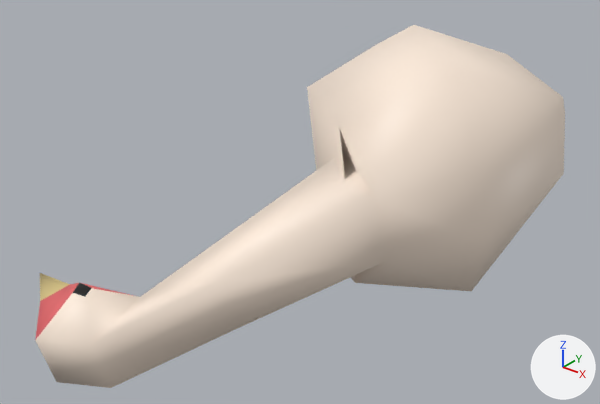
What one commit did to the glTF model Examples/bin/Moa/models/moaDead.glb.
Both versions are drawn from a camera (50 mm lens) standing at (1.92, -3.16, 1.92) and looking at (-0.38, -0.29, 0.14). The lights are fixed; the arrows at lower right show +X, +Y and +Z. Vertices at the same position are counted once.
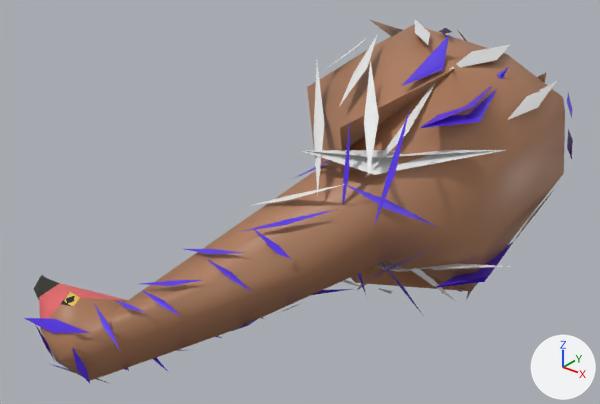
Where the change shows, as pixel boxes (x1, y1, x2, y2) in the pictures (600 x 404 px):
'Cube', recoloured, reshaped (white to brown): before (35, 25, 565, 388); after (25, 19, 573, 384)
part 1 of me_cube, built on: before (35, 158, 335, 388); after (25, 19, 573, 384)

The change in detail:
Material 'moa' (mat_moa) changes colour from white #ffeddc to brown #b07c5c; in linear values from (1.0, 0.846, 0.716) to (0.432, 0.203, 0.106).
Material 'moaDark' (mat_moadark) changes colour from yellow #e7d08c to black #292519; in linear values from (0.8, 0.632, 0.261) to (0.022, 0.0183, 0.00951).
Material 'moaFurShorter' (mat_moafurshorter) is new.
Its base color is (0.0939, 0.0287, 0.8) (blue #562fe7).
Its roughness is 0.4.
Material 'eyebrowsDarkest' (mat_eyebrowsdarkest) is new.
Its base color is (0.0, 0.0, 0.0) (black #000000).
Its roughness is 0.4.
Material 'moaFur' (mat_moafur) is new.
Its base color is (0.8, 0.8, 0.8) (white #e7e7e7).
Material 'moaEye' (mat_moaeye) is new.
Its base color is (0.8, 0.536, 0.0927) (yellow #e7c156).
Its roughness is 0.4.
me_cube is used by ob_cube; location (0.0, 0.0, 0.0).
me_cube had 85 vertices, 158 faces and spanned x -1.41..0.64, y -1.81..1.6, z -0.21..0.98.
me_cube now has 359 vertices, 322 faces and spans x -1.41..0.75, y -1.77..1.6, z -0.29..1.02.
me_cube part 1: 20 vertices moved from x -0.64..0.13, y -1.67..0.81, z -0.09..0.78 to x -0.59..0.06, y -1.72..0.8, z -0.01..0.68; 19 vertices removed from x -0.84..-0.16, y -1.81..-1.48, z -0.07..0.31; 293 vertices added at x -0.82..0.75, y -1.77..1.41, z -0.29..1.02.
me_cube now uses material mat_moaeye (yellow #e7c156).
me_cube now uses material mat_moafur (white #e7e7e7).
me_cube now uses material mat_moafurshorter (blue #562fe7).
me_cube now uses material mat_eyebrowsdarkest (black #000000).
